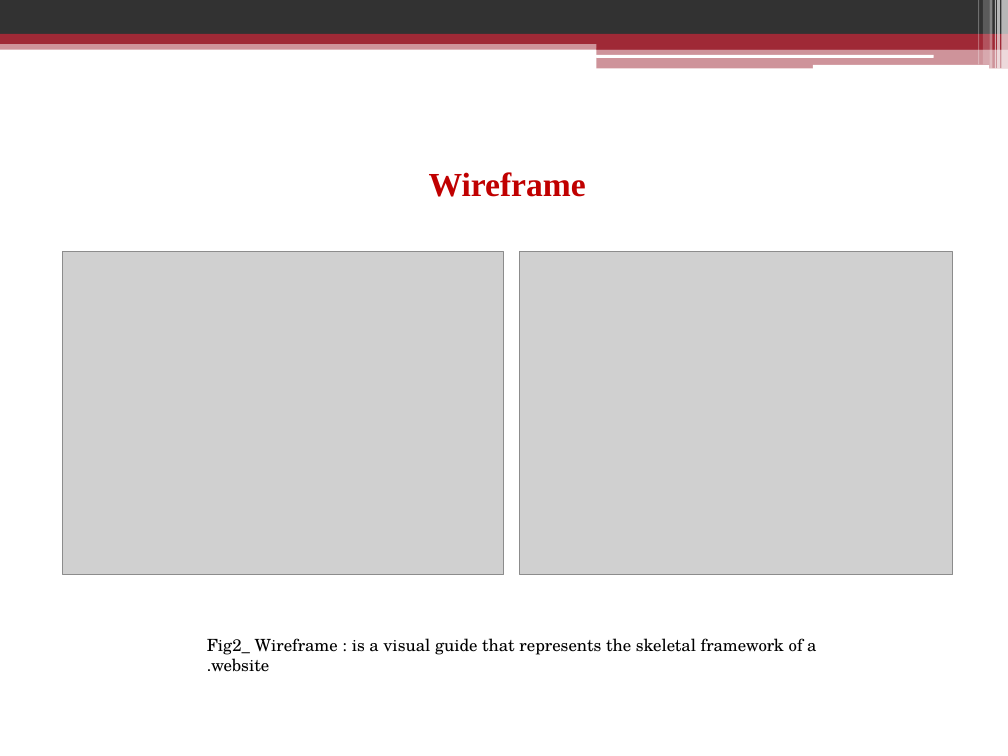
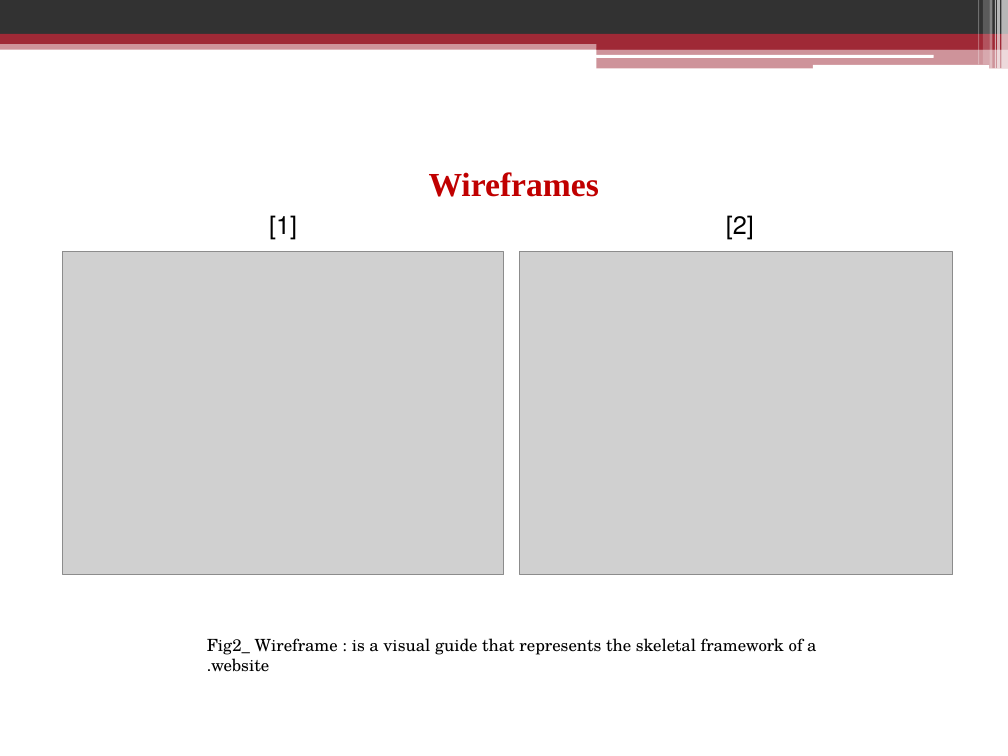
Before and after one commit to HanaZRasheed/Cohort5_WebDev_DanaAlsawalha, a slide deck: slide 6 of FinalAssigment-Ministry of social development project/Presentation.pptx. Drawn at 1008x756 pixels with LibreOffice and Linux fonts; fonts in the diff are those of the drawing; grey boxes stand for pictures. Boxes give left, top, right and bottom in pixels: in the first picture for what was removed or moved away, otherwise in the second. Text is boxed around its words. In the diff, an @@ line names an element or a change of style, - is before the commit and + after.

```diff
--- a/FinalAssigment-Ministry of social development project/Presentation.pptx
+++ b/FinalAssigment-Ministry of social development project/Presentation.pptx
@@ text at <box>429,172,599,197</box>: text changed @@
-Wireframe
+Wireframes
@@ text added at <box>276,216,290,234</box>, 18 pt, text #000000 @@
+[1]
@@ text added at <box>733,216,747,234</box>, 18 pt, text #000000 @@
+[2]
```
Also in this commit, not shown: 4 other slides changed, 1 slide added, 1 slide removed.
